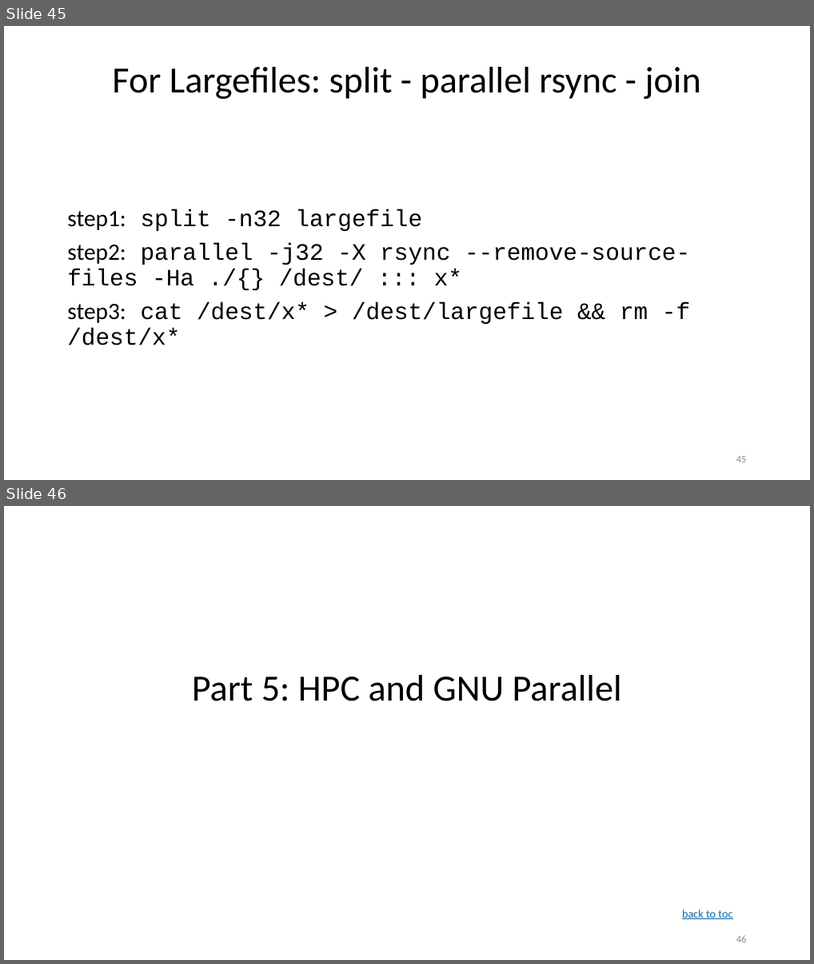
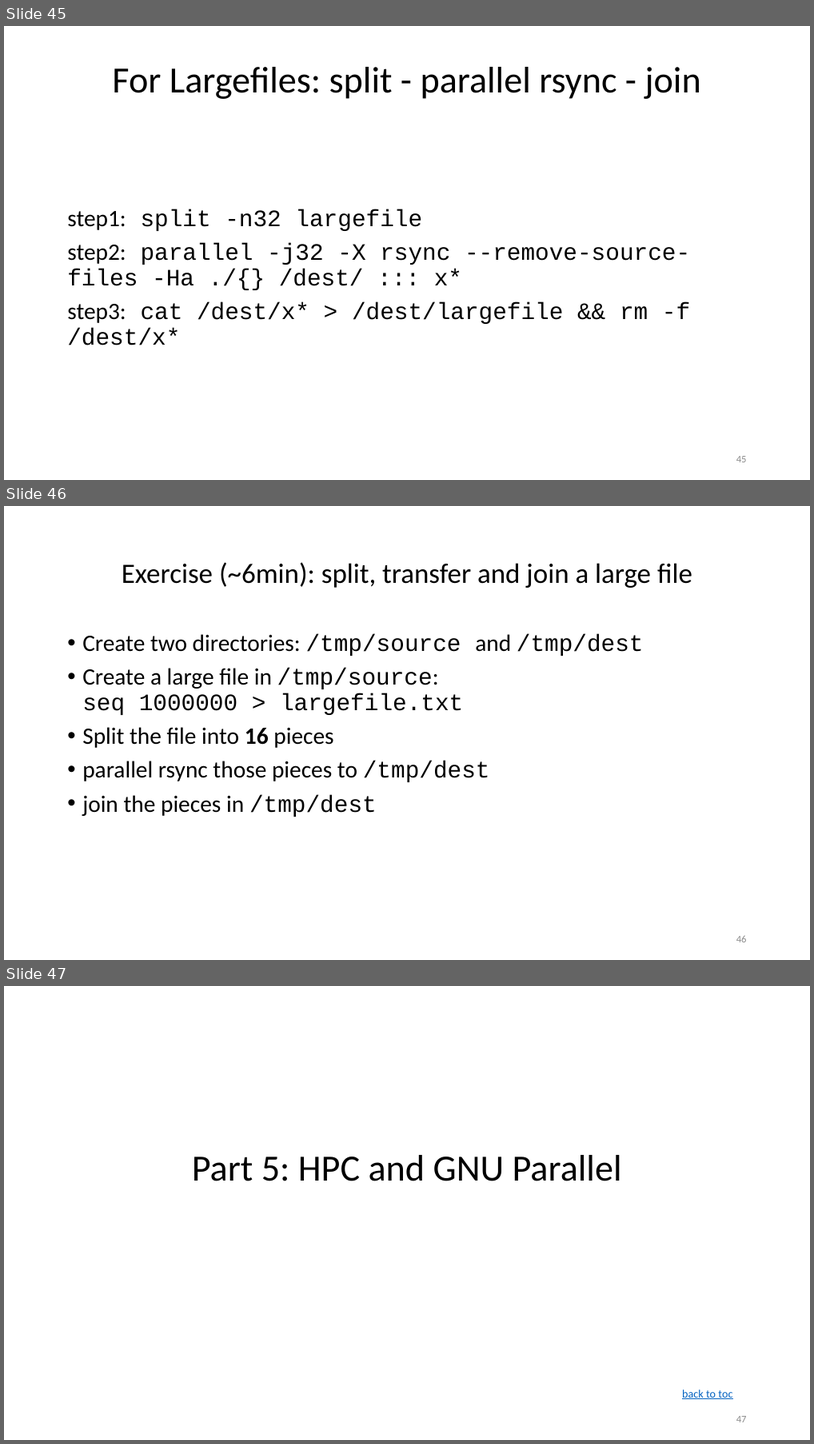
Before and after one commit to ketancmaheshwari/pearc24tut, a slide deck: gnu-parallel-tutorial.pptx. Shown one above the other, each under a label of ours: slides 45 and 46 before the commit, slides 45, 46 and 47 after it. The pictures are 814x964 and 814x1444 pixels, drawn with LibreOffice and Linux fonts; fonts in the diff are those of the drawing. Boxes give left, top, right and bottom in pixels: in the first picture for what was removed or moved away, otherwise in the second. Text is boxed around its words. In the diff, an @@ line names an element or a change of style, - is before the commit and + after.

```diff
--- a/gnu-parallel-tutorial.pptx
+++ b/gnu-parallel-tutorial.pptx
@@ slide 46 added at bbox=[4, 506, 810, 960], background #FFFFFF @@
@@ title added at bbox=[122, 562, 693, 588], 25 pt, text #000000 @@
+Exercise (~6min): split, transfer and join a large file
@@ text added at bbox=[82, 634, 644, 816], 21 pt, text #000000 @@
+• Create two directories: /tmp/source and /tmp/dest
+• Create a large file in /tmp/source:
+  seq 1000000 > largefile.txt
+• Split the file into 16 pieces
+• parallel rsync those pieces to /tmp/dest
+• join the pieces in /tmp/dest
@@ page number added at bbox=[737, 935, 747, 942], 9 pt, text #8C8C8C @@
+46
@@ what was slide 46 is now slide 47 @@
@@ page number at bbox=[737, 1416, 747, 1422]: text changed @@
-46
+47
```
Also in this commit, not shown: 4 slides changed.
